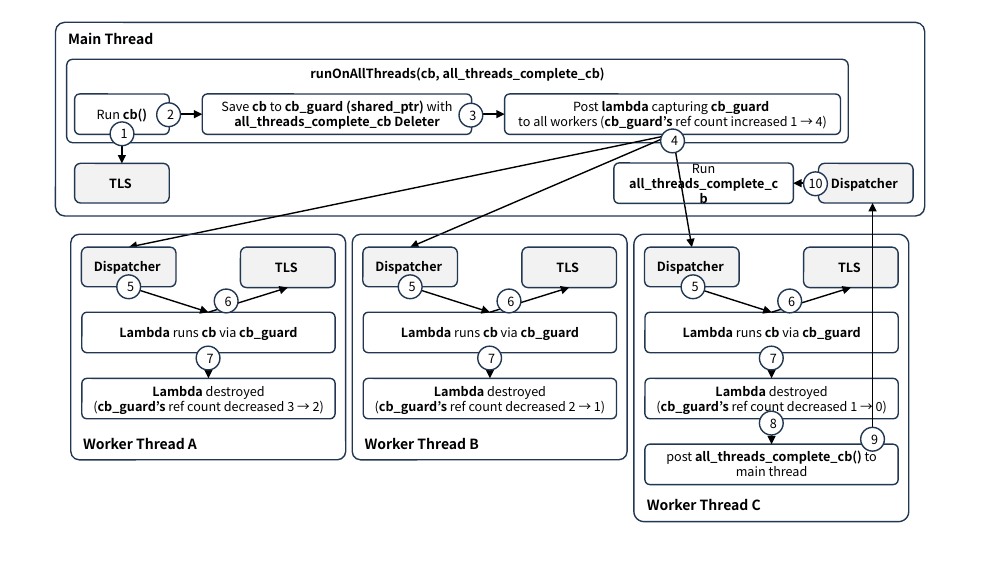
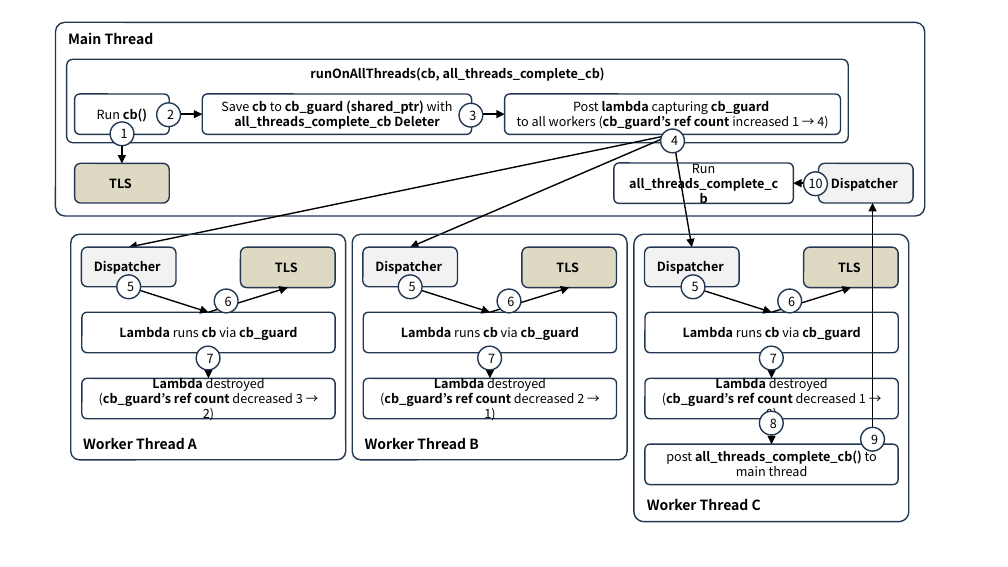
Before and after one commit to ssup2/blog-software, a slide deck: slide 3 of content/docs/theory-analysis/envoy-architecture/images/images.pptx. Drawn at 1008x567 pixels with LibreOffice and Linux fonts; fonts in the diff are those of the drawing. Boxes give left, top, right and bottom in pixels: in the first picture for what was removed or moved away, otherwise in the second. Text is boxed around its words. In the diff, an @@ line names an element or a change of style, - is before the commit and + after.

```diff
--- a/content/docs/theory-analysis/envoy-architecture/images/images.pptx
+++ b/content/docs/theory-analysis/envoy-architecture/images/images.pptx
@@ rounded rectangle "Post lambda capturing cb_guard to ..." at box(505, 94, 841, 134): bold on in "ref count" @@
@@ fill #F2F2F2 to #DDD9C3 in 4 elements at box(75, 163, 169, 203), box(241, 247, 336, 287), box(803, 247, 898, 287), box(522, 247, 617, 287) @@
@@ text in rounded rectangle at box(99, 390, 303, 421): bold on in "ref count" @@
@@ text in rounded rectangle at box(380, 390, 584, 421): bold on in "ref count" @@
@@ text in rounded rectangle at box(662, 390, 866, 422): bold on in "ref count" @@
```
Also in this commit, not shown: 2 other slides changed, 1 slide added, 5 other files.
